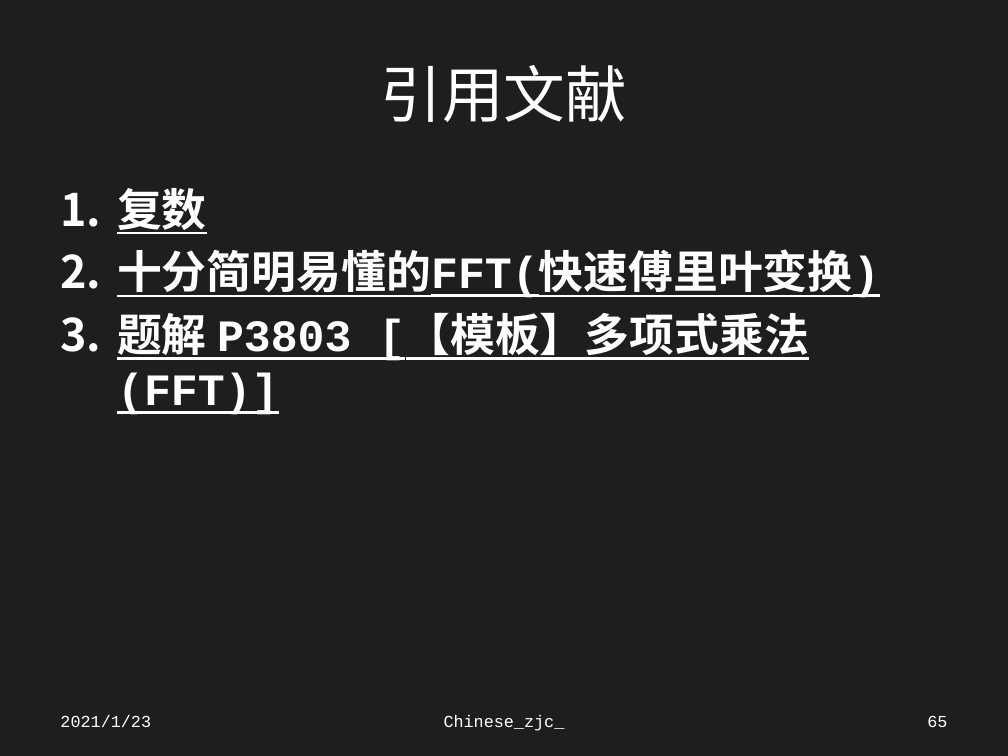
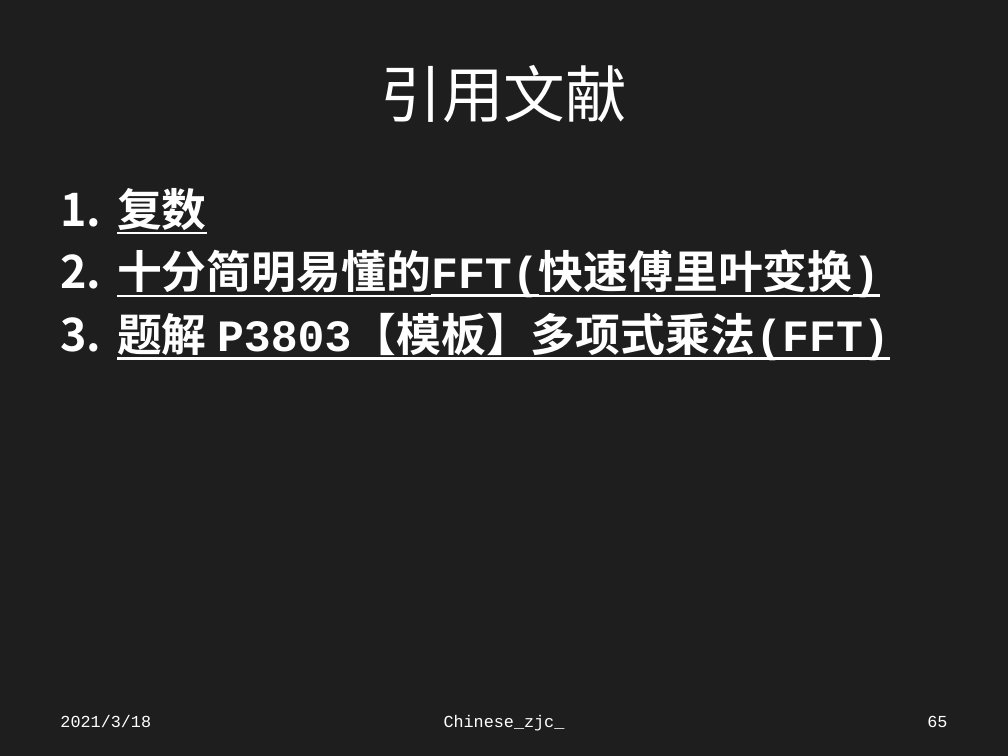
Before and after one commit to Chinesezjc/Solved-Problems, a slide deck: slide 65 of 高精度.pptx. Drawn at 1008x756 pixels with LibreOffice and Linux fonts; fonts in the diff are those of the drawing. Boxes give left, top, right and bottom in pixels: in the first picture for what was removed or moved away, otherwise in the second. Text is boxed around its words. In the diff, an @@ line names an element or a change of style, - is before the commit and + after.

```diff
--- a/高精度.pptx
+++ b/高精度.pptx
@@ text at (117, 306, 890, 363): text changed @@
-3. 题解 P3803 [【模板】多项式乘法(FFT)]
+3. 题解 P3803【模板】多项式乘法(FFT)
@@ text at (60, 715, 151, 727): text changed @@
-2021/1/23
+2021/3/18
```
Also in this commit, not shown: 64 other slides changed, 41 other files.
